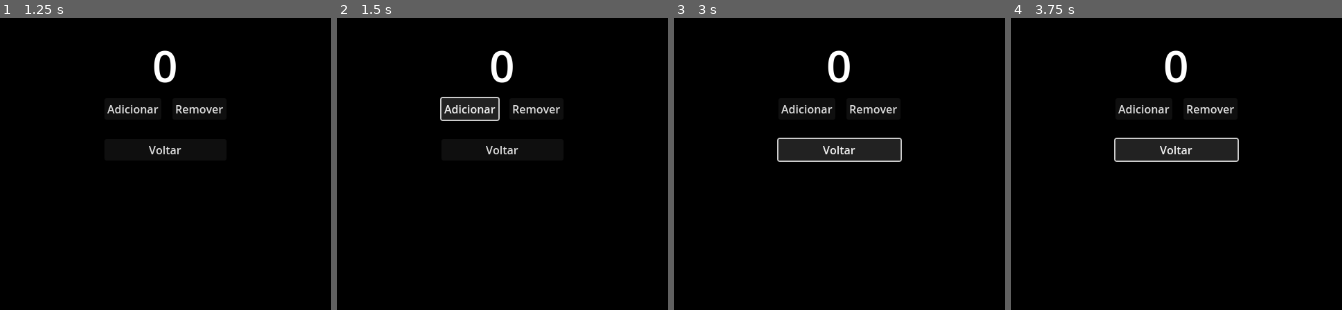
Above: before the commit, frames 1-4 (left to right).
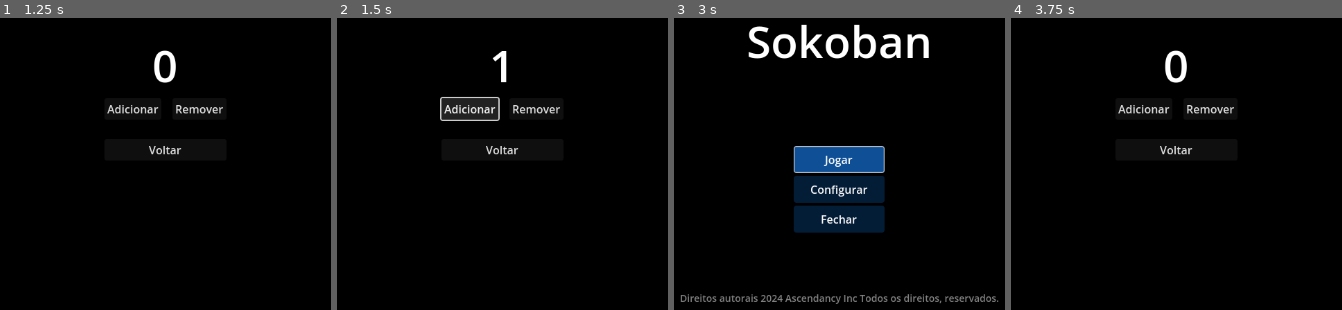
Above: after the commit, the same moments.

Repository: jcmljunior/hello
Game: Godot game, scene res://features/gui/scenes/start.tscn
Two runs of this game, one before a commit and one after it. Both use one fixed random seed, a clock stepped at 60 frames per second and the inputs below. Before the commit the project has no main scene; this scene is started directly in both runs.
Inputs (mouse positions are in pixels of both pictures, inside the frame that each line leads up to):
- Up to frame 1 (1.25 s): click "Jogar" at 0.5 s
- Up to frame 2 (1.5 s): click "Adicionar" at 1.25 s
- Up to frame 3 (3 s): click "Remover" at 2 s; click "Voltar" at 2.75 s
- Up to frame 4 (3.75 s): click (1176, 158) at 3.5 s, where only the run after the commit has a clickable "Jogar"

Frame 1 is identical in both runs. In frame 2, 0.5% of the frame differs, in the area x 46-54%, y 10-23%; in frame 3, 14%, in the area x 2-98%, y 2-98%; in frame 4, 0.6%.
Error before the commit: Parse Error: Identifier "AutoloadManager" not declared in the current scope. (res://features/demo/scripts/teste.gd:10)

Commit message:
Adicionado o AutoloadManager na inicialização do projeto.

Diff:
--- a/project.godot
+++ b/project.godot
@@ -11,5 +11,10 @@
 [application]
 
 config/name="Hello"
+run/main_scene="res://features/gui/scenes/start.tscn"
 config/features=PackedStringArray("4.3", "Forward Plus")
 config/icon="res://icon.svg"
+
+[autoload]
+
+AutoloadManager="*res://features/autoload/scripts/autoload_manager.gd"
